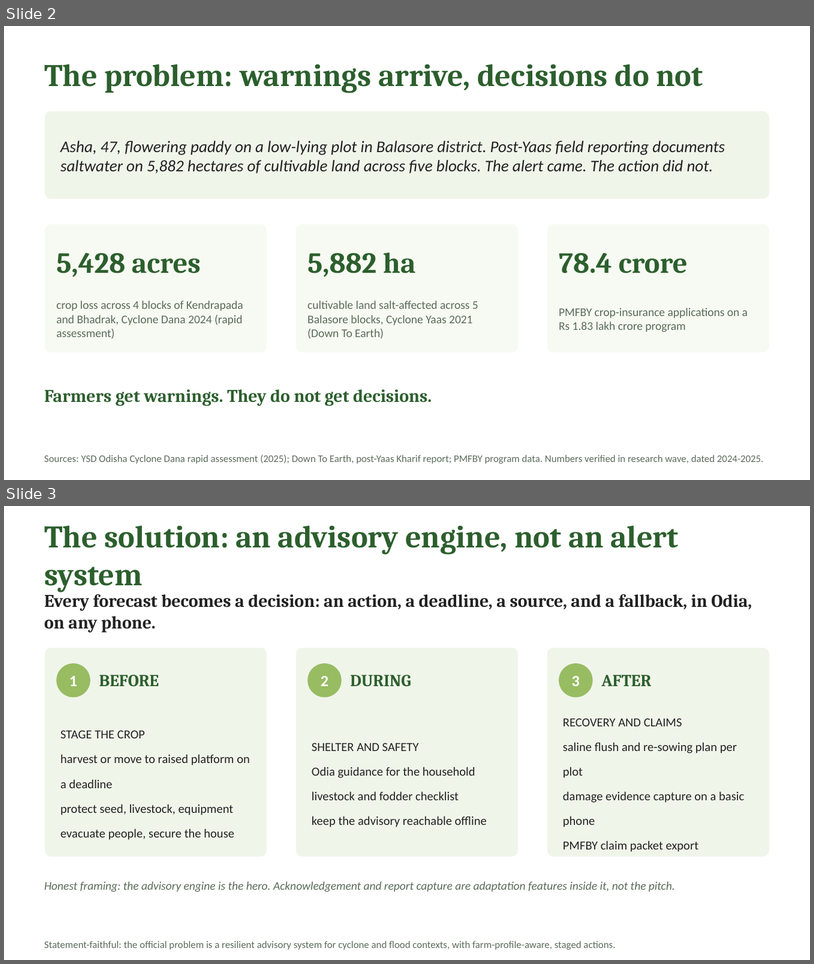
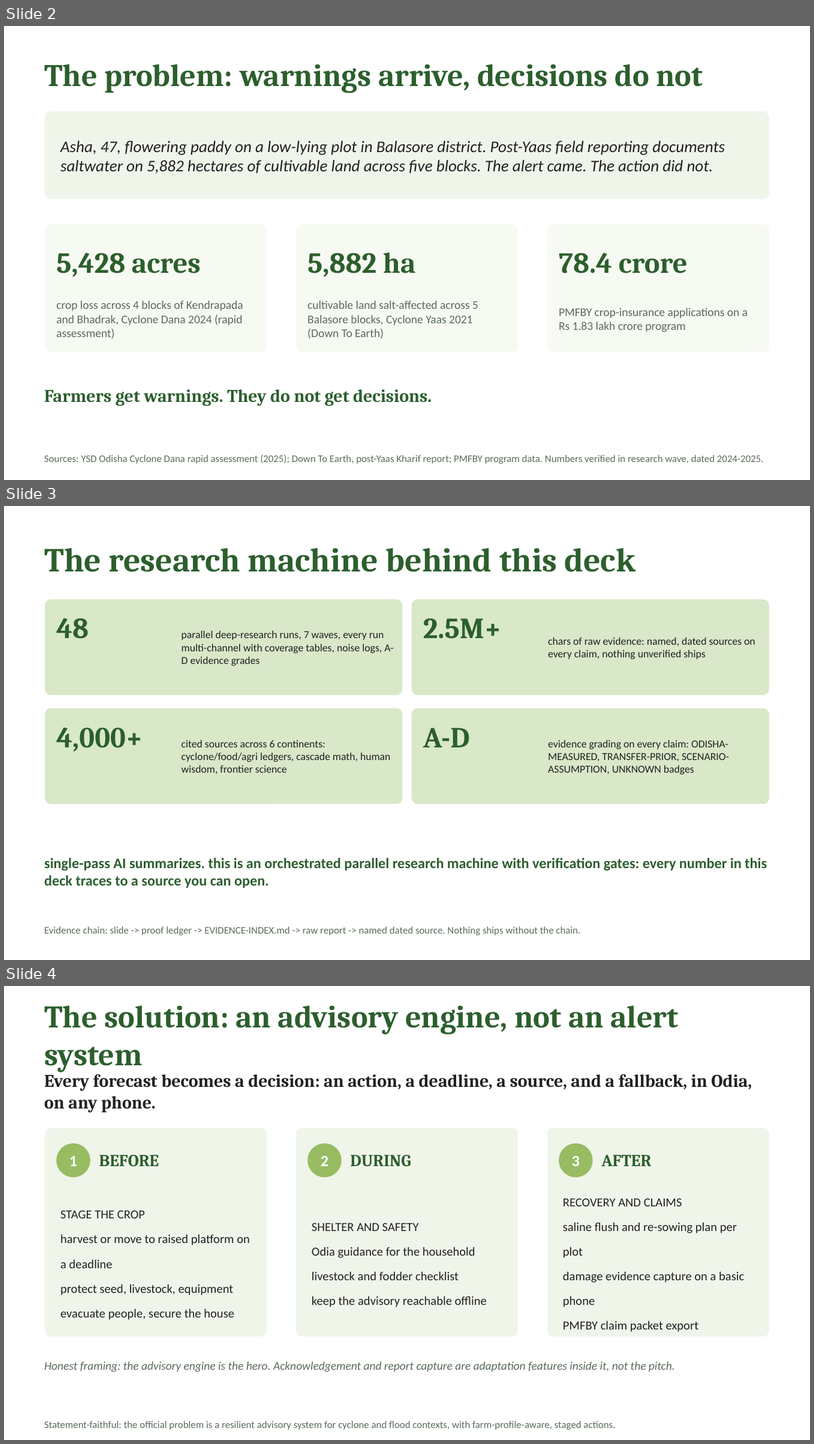
Before and after one commit to harshgounder/craft-n-code, a slide deck: scaffold/deck/KrishiSetu-Round0-20260816.pptx. Shown one above the other, each under a label of ours: slides 2 and 3 before the commit, slides 2, 3 and 4 after it. The pictures are 814x964 and 814x1444 pixels, drawn with LibreOffice and Linux fonts; fonts in the diff are those of the drawing. Boxes give left, top, right and bottom in pixels: in the first picture for what was removed or moved away, otherwise in the second. Text is boxed around its words. In the diff, an @@ line names an element or a change of style, - is before the commit and + after.

Commit message:
deck: research-machine slide (48 runs, 7 waves, 2.5M chars, evidence chain)

```diff
--- a/scaffold/deck/KrishiSetu-Round0-20260816.pptx
+++ b/scaffold/deck/KrishiSetu-Round0-20260816.pptx
@@ slide 3 added at (4,506,810,960), background #FFFFFF @@
@@ text added at (44,548,636,572), 30 pt, text #2C5F2D, bold @@
+The research machine behind this deck
@@ rounded rectangle added at (44,599,403,696), fill #D8E8C8, outline #FFFFFF 1 pt @@
@@ rounded rectangle added at (411,599,770,696), fill #D8E8C8, outline #FFFFFF 1 pt @@
@@ text added at (56,618,89,639), 26 pt, text #2C5F2D, bold @@
+48
@@ text added at (182,630,394,666), 9.5 pt, text #212121 @@
+parallel deep-research runs, 7 waves, every run multi-channel with coverage tables, noise logs, A-D evidence grades
@@ text added at (423,618,502,639), 26 pt, text #2C5F2D, bold @@
+2.5M+
@@ text added at (548,637,756,659), 9.5 pt, text #212121 @@
+chars of raw evidence: named, dated sources on every claim, nothing unverified ships
@@ rounded rectangle added at (44,708,403,804), fill #D8E8C8, outline #FFFFFF 1 pt @@
@@ rounded rectangle added at (411,708,770,804), fill #D8E8C8, outline #FFFFFF 1 pt @@
@@ text added at (56,727,143,751), 26 pt, text #2C5F2D, bold @@
+4,000+
@@ text added at (182,739,390,774), 9.5 pt, text #212121 @@
+cited sources across 6 continents: cyclone/food/agri ledgers, cascade math, human wisdom, frontier science
@@ text added at (423,727,470,747), 26 pt, text #2C5F2D, bold @@
+A-D
@@ text added at (548,739,729,774), 9.5 pt, text #212121 @@
+evidence grading on every claim: ODISHA-MEASURED, TRANSFER-PRIOR, SCENARIO-ASSUMPTION, UNKNOWN badges
@@ text added at (44,858,767,888), 13 pt, text #2C5F2D, bold @@
+single-pass AI summarizes. this is an orchestrated parallel research machine with verification gates: every number in this deck traces to a source you can open.
@@ text added at (44,926,581,935), 9 pt, text #5A6B5A @@
+Evidence chain: slide -> proof ledger -> EVIDENCE-INDEX.md -> raw report -> named dated source. Nothing ships without the chain.
@@ what was slide 3 is now slide 4 @@
```
Also in this commit, not shown: 1 other file.
